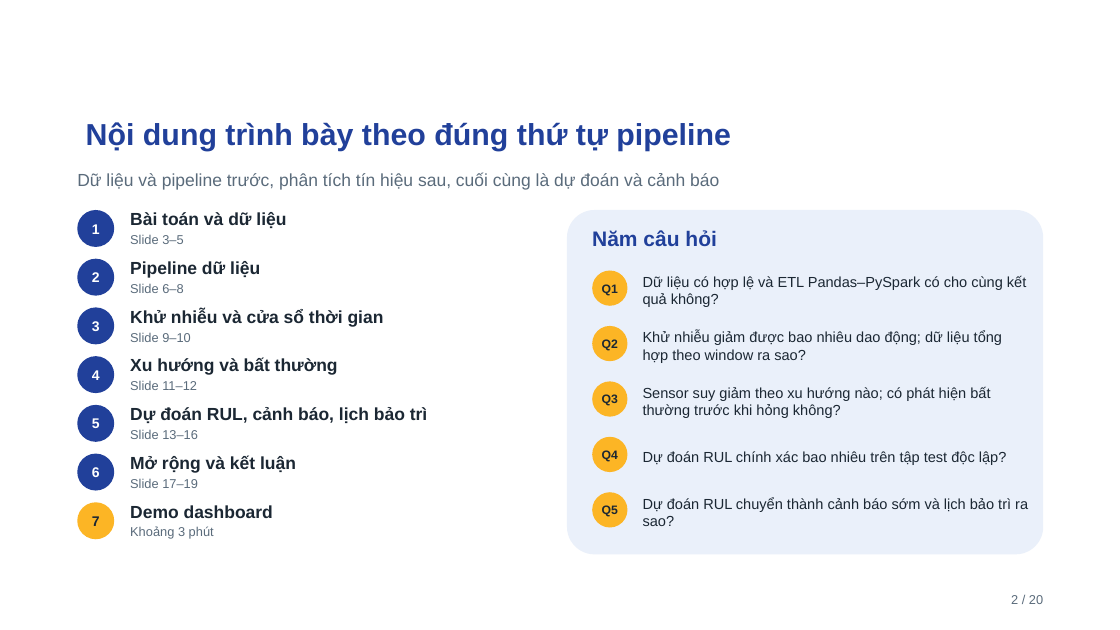
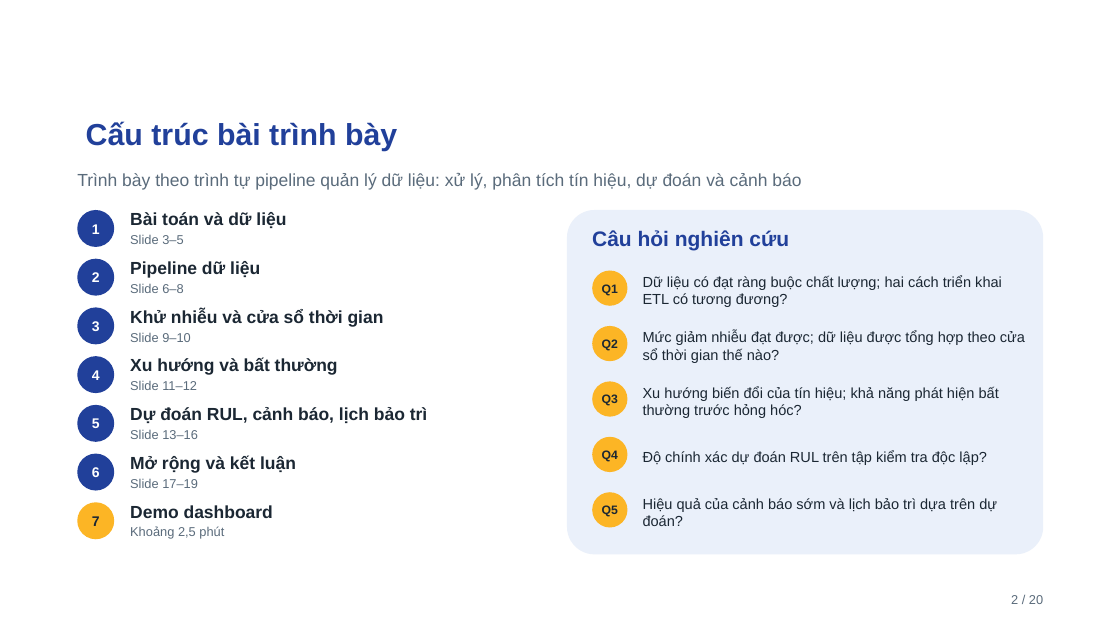
Before and after one commit to ti014/tinasa-cmapss-rul-prediction, a slide deck: slide 2 of slides/cmapss_fd001_presentation.pptx. Drawn at 1120x630 pixels with LibreOffice and Linux fonts; fonts in the diff are those of the drawing; background and template pictures are left out. Boxes give left, top, right and bottom in pixels: in the first picture for what was removed or moved away, otherwise in the second. Text is boxed around its words. In the diff, an @@ line names an element or a change of style, - is before the commit and + after.

```diff
--- a/slides/cmapss_fd001_presentation.pptx
+++ b/slides/cmapss_fd001_presentation.pptx
@@ title at <box>86,121,397,151</box>: text changed @@
-Nội dung trình bày theo đúng thứ tự pipeline
+Cấu trúc bài trình bày
@@ text at <box>77,173,801,190</box>: text changed @@
-Dữ liệu và pipeline trước, phân tích tín hiệu sau, cuối cùng là dự đoán và cảnh báo
+Trình bày theo trình tự pipeline quản lý dữ liệu: xử lý, phân tích tín hiệu, dự đoán và cảnh báo
@@ text at <box>382,173,1002,307</box>: text changed @@
-Dữ liệu có hợp lệ và ETL Pandas–PySpark có cho cùng kết quả không?
+Dữ liệu có đạt ràng buộc chất lượng; hai cách triển khai ETL có tương đương?
@@ text at <box>592,230,789,250</box>: text changed @@
-Năm câu hỏi
+Câu hỏi nghiên cứu
@@ text at <box>643,331,1025,363</box>: text changed @@
-Khử nhiễu giảm được bao nhiêu dao động; dữ liệu tổng hợp theo window ra sao?
+Mức giảm nhiễu đạt được; dữ liệu được tổng hợp theo cửa sổ thời gian thế nào?
@@ text at <box>643,386,999,418</box>: text changed @@
-Sensor suy giảm theo xu hướng nào; có phát hiện bất thường trước khi hỏng không?
+Xu hướng biến đổi của tín hiệu; khả năng phát hiện bất thường trước hỏng hóc?
@@ text at <box>643,450,987,465</box>: text changed @@
-Dự đoán RUL chính xác bao nhiêu trên tập test độc lập?
+Độ chính xác dự đoán RUL trên tập kiểm tra độc lập?
@@ text at <box>643,498,997,526</box>: text changed @@
-Dự đoán RUL chuyển thành cảnh báo sớm và lịch bảo trì ra sao?
+Hiệu quả của cảnh báo sớm và lịch bảo trì dựa trên dự đoán?
@@ text at <box>130,526,224,539</box>: text changed @@
-Khoảng 3 phút
+Khoảng 2,5 phút
```
Also in this commit, not shown: 19 other slides changed, 24 other files.
